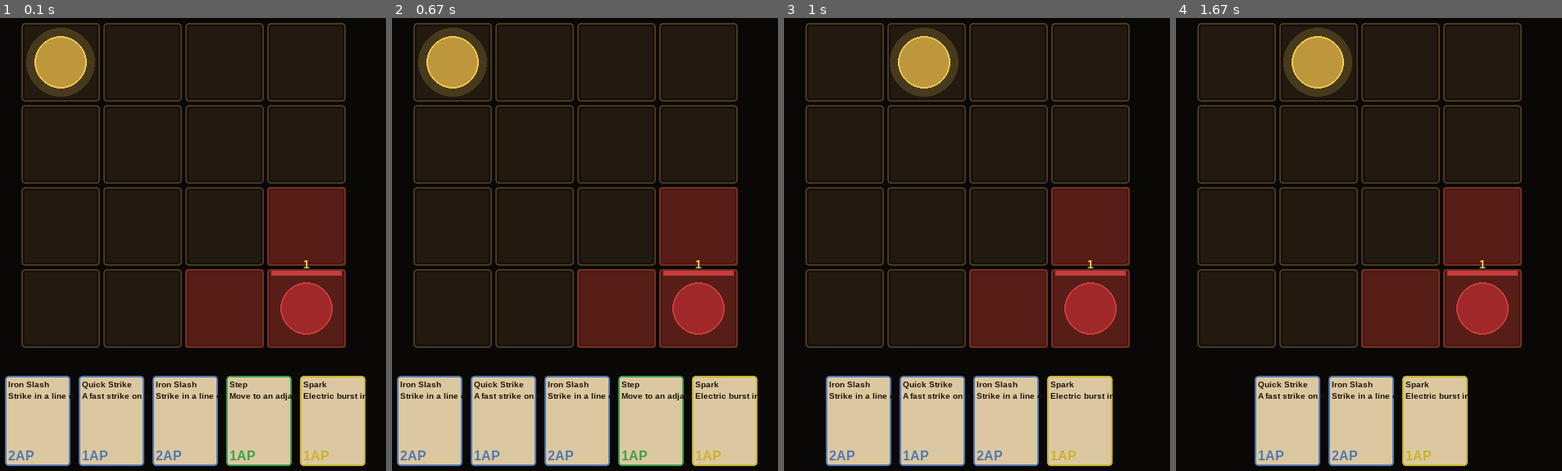
Above: before the commit, frames 1-4 (left to right).
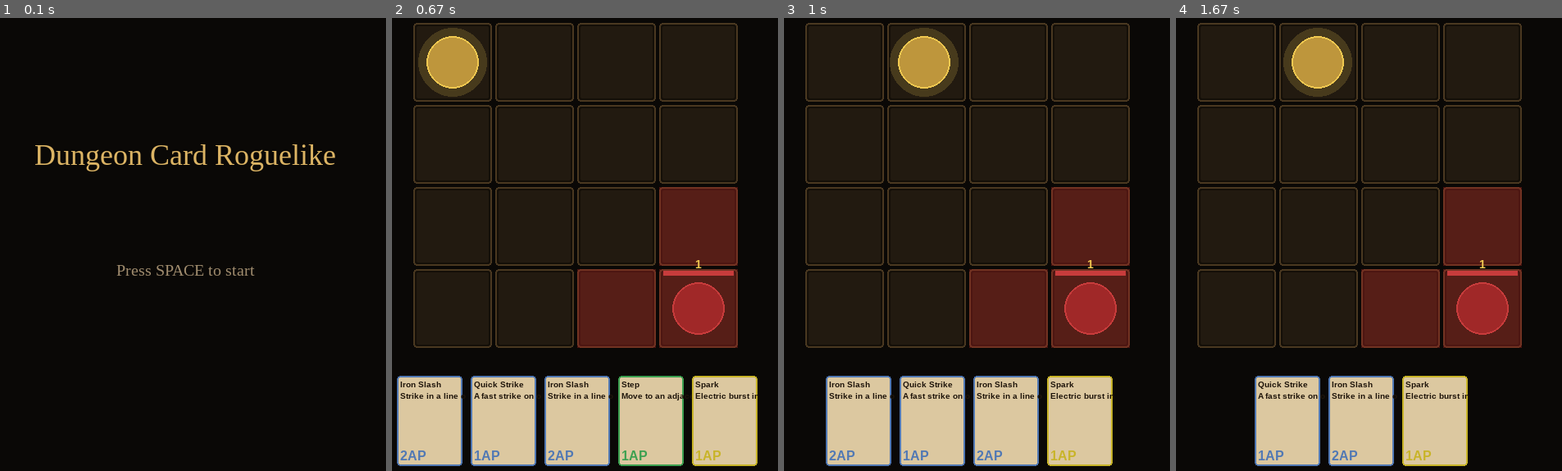
Above: after the commit, the same moments.

Repository: ParanyuLion/pygame-cardgame
Game: pygame game, started from main.py
Same seed, same stepped clock (60 frames per second), same inputs: the game is played once before the commit and once after it.
Inputs (mouse positions are in pixels of both pictures, inside the frame that each line leads up to):
- Up to frame 1 (0.1 s): no input
- Up to frame 2 (0.67 s): tap Space at 0.33 s
- Up to frame 3 (1 s): hold Right from 0.67 s (still down)
- Up to frame 4 (1.67 s): release Right at 1.13 s; click "Iron Slash" at 1.22 s; click (1249, 267) at 1.55 s

The runs differ from the first frame. In frame 1, 34% of the frame differs, in the area x 1-95%, y 1-99%; in frame 2, nothing differs; in frame 3, nothing differs; in frame 4, nothing differs.

Commit message:
feat: add GameController and wire full roguelike meta-loop in main.py
Implements Task 7 (Phase 5 integration): GameController subscribes to
BattleEnded, routes victory/defeat to RewardScene/MapScene/MenuScene,
persists player HP across battles, and advances floors/run-complete.
main.py replaces the hardcoded battle bootstrap with the full menu →
run → battle → reward → map loop via GameController.

Diff:
--- a/main.py
+++ b/main.py
@@ -1,11 +1,12 @@
+from __future__ import annotations
 import pygame
 from src.infrastructure.battle_repository import InMemoryBattleRepository
+from src.infrastructure.run_repository import InMemoryRunRepository
 from src.infrastructure.event_bus import PygameEventBus
 from src.infrastructure.card_repository import CardRepository
-from src.use_cases.start_battle import StartBattleUseCase, Encounter, EnemyDef
-from src.domain.value_objects.position import Position
 from src.presentation.game_state_manager import GameStateManager
-from src.presentation.scenes.battle_scene import BattleScene
+from src.presentation.scenes.menu_scene import MenuScene
+from src.presentation.game_controller import GameController
 
 WINDOW_WIDTH = 560
 WINDOW_HEIGHT = 700
@@ -21,19 +22,16 @@
 
     event_bus = PygameEventBus()
     battle_repo = InMemoryBattleRepository()
+    run_repo = InMemoryRunRepository()
     card_repo = CardRepository()
 
-    StartBattleUseCase(battle_repo, event_bus, card_repo).execute(
-        Encounter(
-            player_start=Position(0, 0),
-            enemies=[
-                EnemyDef(id="enemy_1", position=Position(3, 3), hp=20, base_damage=4),
-            ],
-        )
-    )
+    # start_new_run is a closure — controller is assigned below and captured by reference
+    def start_new_run() -> None:
+        controller.start_new_run()
 
-    battle_scene = BattleScene(battle_repo, event_bus)
-    gsm = GameStateManager(initial_scene=battle_scene)
+    menu_scene = MenuScene(on_start_run=start_new_run)
+    gsm = GameStateManager(initial_scene=menu_scene)
+    controller = GameController(gsm, run_repo, battle_repo, event_bus, card_repo)
 
     running = True
     while running:
--- /dev/null
+++ b/src/presentation/game_controller.py
@@ -0,0 +1,89 @@
+from __future__ import annotations
+from typing import TYPE_CHECKING
+from src.domain.events.battle_events import BattleEnded
+from src.use_cases.start_run import StartRunUseCase
+from src.use_cases.start_battle import StartBattleUseCase, Encounter, EnemyDef
+from src.domain.value_objects.position import Position
+from src.presentation.scenes.menu_scene import MenuScene
+from src.presentation.scenes.reward_scene import RewardScene
+from src.presentation.scenes.map_scene import MapScene
+from src.presentation.scenes.battle_scene import BattleScene
+
+if TYPE_CHECKING:
+    from src.domain.interfaces import IBattleRepository, IEventBus, ICardRepository, IRunRepository
+    from src.presentation.game_state_manager import GameStateManager
+    from src.domain.entities.card import Card
+    from src.domain.run_state import MapNode
+
+
+class GameController:
+    def __init__(
+        self,
+        gsm: GameStateManager,
+        run_repo: IRunRepository,
+        battle_repo: IBattleRepository,
+        event_bus: IEventBus,
+        card_repo: ICardRepository,
+    ) -> None:
+        self._gsm = gsm
+        self._run_repo = run_repo
+        self._battle_repo = battle_repo
+        self._event_bus = event_bus
+        self._card_repo = card_repo
+        event_bus.subscribe(BattleEnded, self._on_battle_ended)
+
+    def start_new_run(self) -> None:
+        StartRunUseCase(self._run_repo, self._card_repo).execute()
+        self._start_current_node_battle()
+
+    def _start_current_node_battle(self) -> None:
+        run = self._run_repo.get()
+        node = run.current_node()
+        enemies = [
+            EnemyDef(id=s.id, position=s.position, hp=s.hp, base_damage=s.base_damage)
+            for s in node.enemies
+        ]
+        encounter = Encounter(
+            player_start=Position(0, 0),
+            enemies=enemies,
+            player_hp=run.player_hp,
+            deck=list(run.deck),
+        )
+        StartBattleUseCase(self._battle_repo, self._event_bus, self._card_repo).execute(encounter)
+        self._gsm.transition_to(BattleScene(self._battle_repo, self._event_bus))
+
+    def _on_battle_ended(self, event: BattleEnded) -> None:
+        if event.outcome == "victory":
+            self._handle_victory()
+        else:
+            self._handle_defeat()
+
+    def _handle_victory(self) -> None:
+        run = self._run_repo.get()
+        run.player_hp = self._battle_repo.get().player.hp
+        run.advance_node()
+
+        if run.is_floor_complete():
+            if run.floor == 3:
+                run.run_complete = True
+                self._run_repo.save(run)
+                self._gsm.transition_to(MenuScene(on_start_run=self.start_new_run))
+                return
+            run.advance_floor()
+
+        self._run_repo.save(run)
+        reward_cards = self._card_repo.get_random_cards(3)
+
+        def _on_card_chosen(card: Card) -> None:
+            r = self._run_repo.get()
+            r.deck.append(card)
+            self._run_repo.save(r)
+            self._gsm.transition_to(MapScene(
+                run_repo=self._run_repo,
+                on_node_selected=lambda _node: self._start_current_node_battle(),
+            ))
+
+        self._gsm.transition_to(RewardScene(choices=reward_cards, on_card_chosen=_on_card_chosen))
+
+    def _handle_defeat(self) -> None:
+        self._gsm.transition_to(MenuScene(on_start_run=self.start_new_run))
--- /dev/null
+++ b/tests/presentation/test_game_controller.py
@@ -0,0 +1,77 @@
+from unittest.mock import MagicMock, call
+from src.domain.events.battle_events import BattleEnded
+from src.presentation.game_controller import GameController
+from src.presentation.scenes.menu_scene import MenuScene
+from src.presentation.scenes.reward_scene import RewardScene
+
+
+def _make_controller():
+    gsm = MagicMock()
+    run_repo = MagicMock()
+    battle_repo = MagicMock()
+    event_bus = MagicMock()
+    card_repo = MagicMock()
+
+    # Capture subscriber so we can fire events directly
+    subscribers = {}
+    def subscribe(event_type, handler):
+        subscribers[event_type] = handler
+    event_bus.subscribe.side_effect = subscribe
+
+    ctrl = GameController(gsm, run_repo, battle_repo, event_bus, card_repo)
+    return ctrl, gsm, run_repo, battle_repo, card_repo, subscribers
+
+
+def test_defeat_transitions_to_menu_scene():
+    ctrl, gsm, _, _, _, subscribers = _make_controller()
+    subscribers[BattleEnded](BattleEnded(outcome="defeat"))
+    gsm.transition_to.assert_called_once()
+    scene = gsm.transition_to.call_args[0][0]
+    assert isinstance(scene, MenuScene)
+
+
+def test_victory_transitions_to_reward_scene():
+    ctrl, gsm, run_repo, battle_repo, card_repo, subscribers = _make_controller()
+
+    # Set up run state: 1 node on floor 1, not yet complete
+    from src.domain.run_state import RunState, MapNode
+    node = MapNode(id="n1", node_type="combat", enemies=[])
+    run = RunState(deck=[], player_hp=30, player_max_hp=30, floor=1,
+                   floors=[[node], [MapNode(id="n2", node_type="combat", enemies=[])], [MapNode(id="n3", node_type="combat", enemies=[])]])
+    run_repo.get.return_value = run
+
+    from src.domain.entities.player import Player
+    from src.domain.entities.grid import Grid
+    from src.domain.battle_state import BattleState
+    from src.domain.value_objects.position import Position
+    player = Player(id="player", position=Position(0, 0), hp=20, max_hp=30, ap=3, max_ap=3)
+    battle_state = BattleState(player=player, grid=Grid())
+    battle_repo.get.return_value = battle_state
+
+    card_repo.get_random_cards.return_value = []
+
+    subscribers[BattleEnded](BattleEnded(outcome="victory"))
+    gsm.transition_to.assert_called_once()
+    scene = gsm.transition_to.call_args[0][0]
+    assert isinstance(scene, RewardScene)
+
+
+def test_victory_persists_player_hp_to_run_state():
+    ctrl, gsm, run_repo, battle_repo, card_repo, subscribers = _make_controller()
+
+    from src.domain.run_state import RunState, MapNode
+    node = MapNode(id="n1", node_type="combat", enemies=[])
+    run = RunState(deck=[], player_hp=30, player_max_hp=30, floor=1,
+                   floors=[[node], [MapNode(id="n2", node_type="combat", enemies=[])], [MapNode(id="n3", node_type="combat", enemies=[])]])
+    run_repo.get.return_value = run
+
+    from src.domain.entities.player import Player
+    from src.domain.entities.grid import Grid
+    from src.domain.battle_state import BattleState
+    from src.domain.value_objects.position import Position
+    player = Player(id="player", position=Position(0, 0), hp=17, max_hp=30, ap=3, max_ap=3)
+    battle_repo.get.return_value = BattleState(player=player, grid=Grid())
+    card_repo.get_random_cards.return_value = []
+
+    subscribers[BattleEnded](BattleEnded(outcome="victory"))
+    assert run.player_hp == 17
